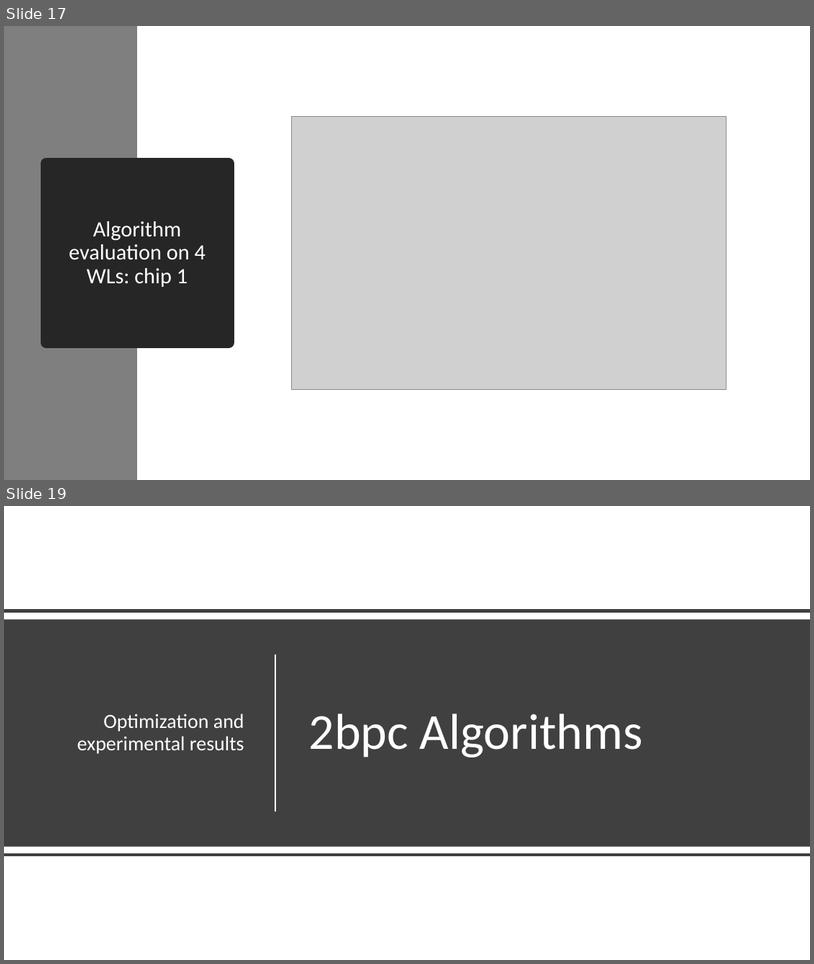
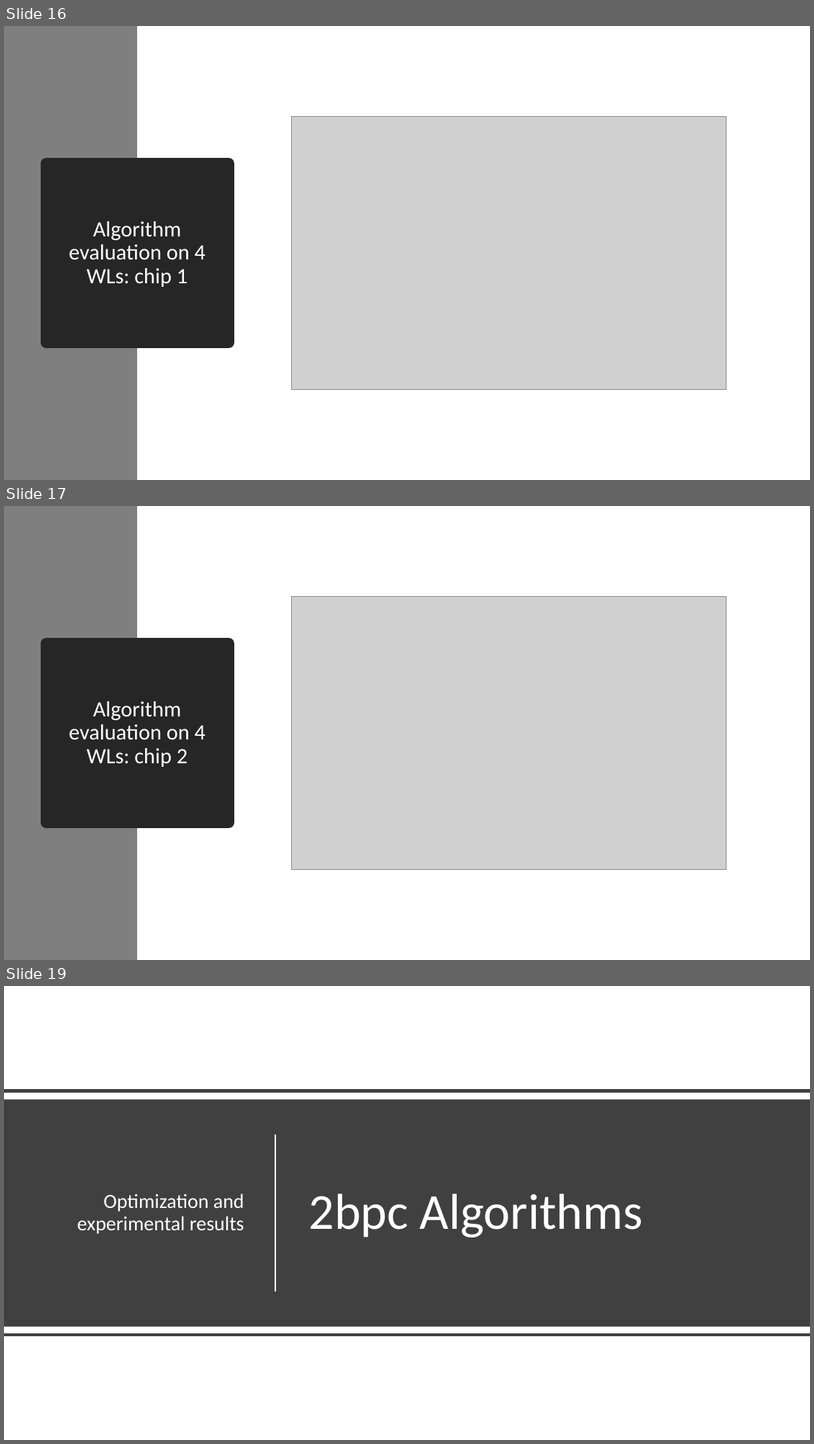
Before and after one commit to akashlevy/RRAM-RADAR-Tuning, a slide deck: presentations/Updates 8-4-20.pptx. Shown one above the other, each under a label of ours: slides 17 and 19 before the commit, slides 16, 17 and 19 after it; the slides between them are not shown. The pictures are 814x964 and 814x1444 pixels, drawn with LibreOffice and Linux fonts; fonts in the diff are those of the drawing; grey boxes stand for pictures. Boxes give left, top, right and bottom in pixels: in the first picture for what was removed or moved away, otherwise in the second. Text is boxed around its words. In the diff, an @@ line names an element or a change of style, - is before the commit and + after.

```diff
--- a/presentations/Updates 8-4-20.pptx
+++ b/presentations/Updates 8-4-20.pptx
@@ slide 17 added at <box>4,506,810,960</box>, background #FFFFFF @@
@@ rectangle added at <box>4,506,137,960</box>, fill #7F7F7F @@
@@ picture added at <box>291,597,726,869</box> @@
@@ title added at <box>46,644,229,822</box>, fill #262626, outline #262626 13.75 pt, 26 pt, text #FFFFFF @@
+Algorithm evaluation on 4 WLs: chip 2
@@ what was slide 17 is now slide 16 @@
```
Also in this commit, not shown: 3 slides changed, 3 other slides added, 1 slide removed, 18 other files.
